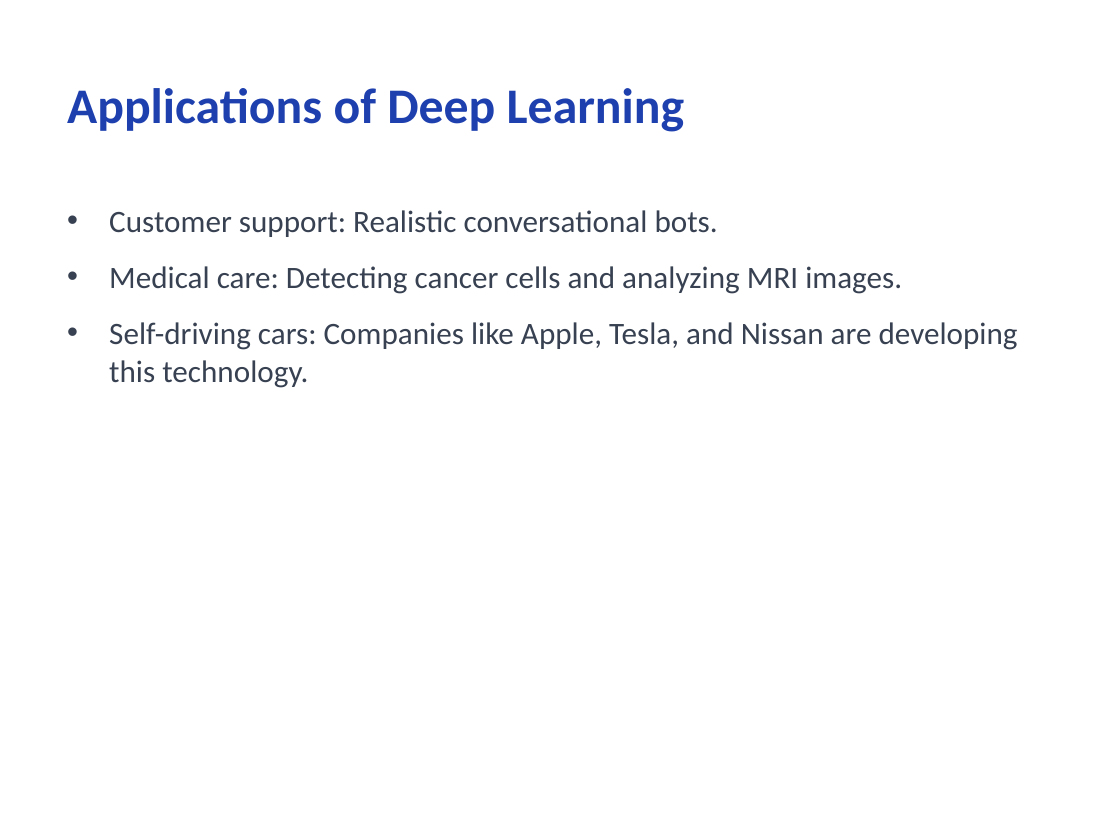
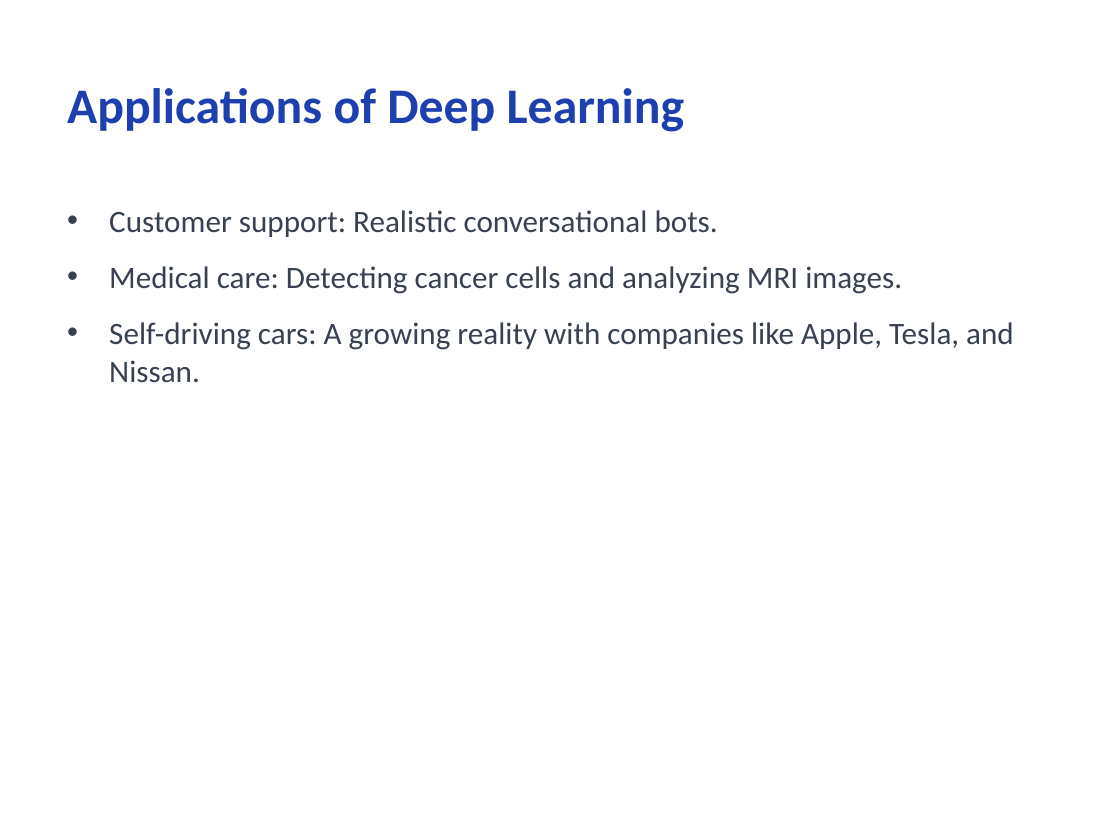
Before and after one commit to CodeByMonil/Lecture-Notes-Processor, a slide deck: slide 7 of outputs/slides/monil_Deep-Learning.pptx. Drawn at 1120x840 pixels with LibreOffice and Linux fonts; fonts in the diff are those of the drawing. Boxes give left, top, right and bottom in pixels: in the first picture for what was removed or moved away, otherwise in the second. Text is boxed around its words. In the diff, an @@ line names an element or a change of style, - is before the commit and + after.

```diff
--- a/outputs/slides/monil_Deep-Learning.pptx
+++ b/outputs/slides/monil_Deep-Learning.pptx
@@ text at (109,322,1014,383): text changed @@
-• Self-driving cars: Companies like Apple, Tesla, and Nissan are developing this technology.
+• Self-driving cars: A growing reality with companies like Apple, Tesla, and Nissan.
```
Also in this commit, not shown: 8 other slides changed, 15 other files.
